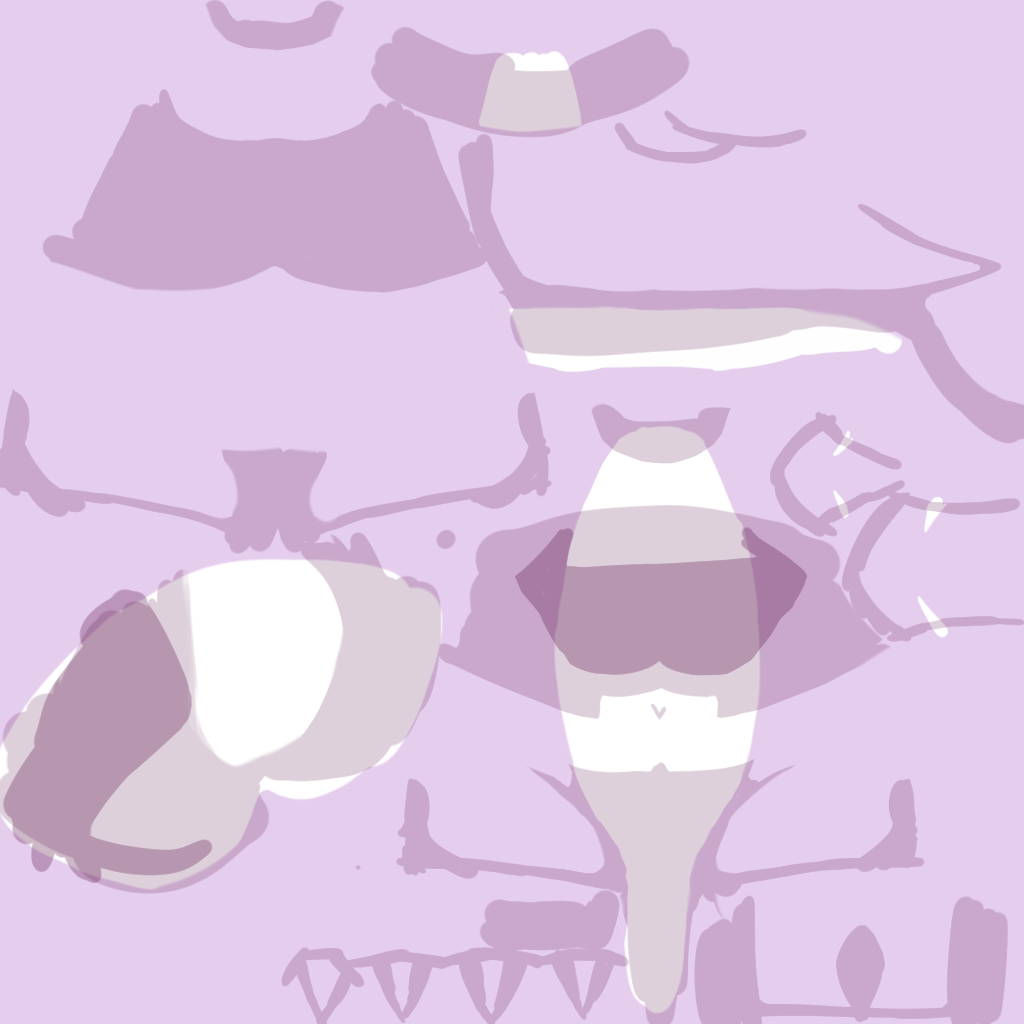
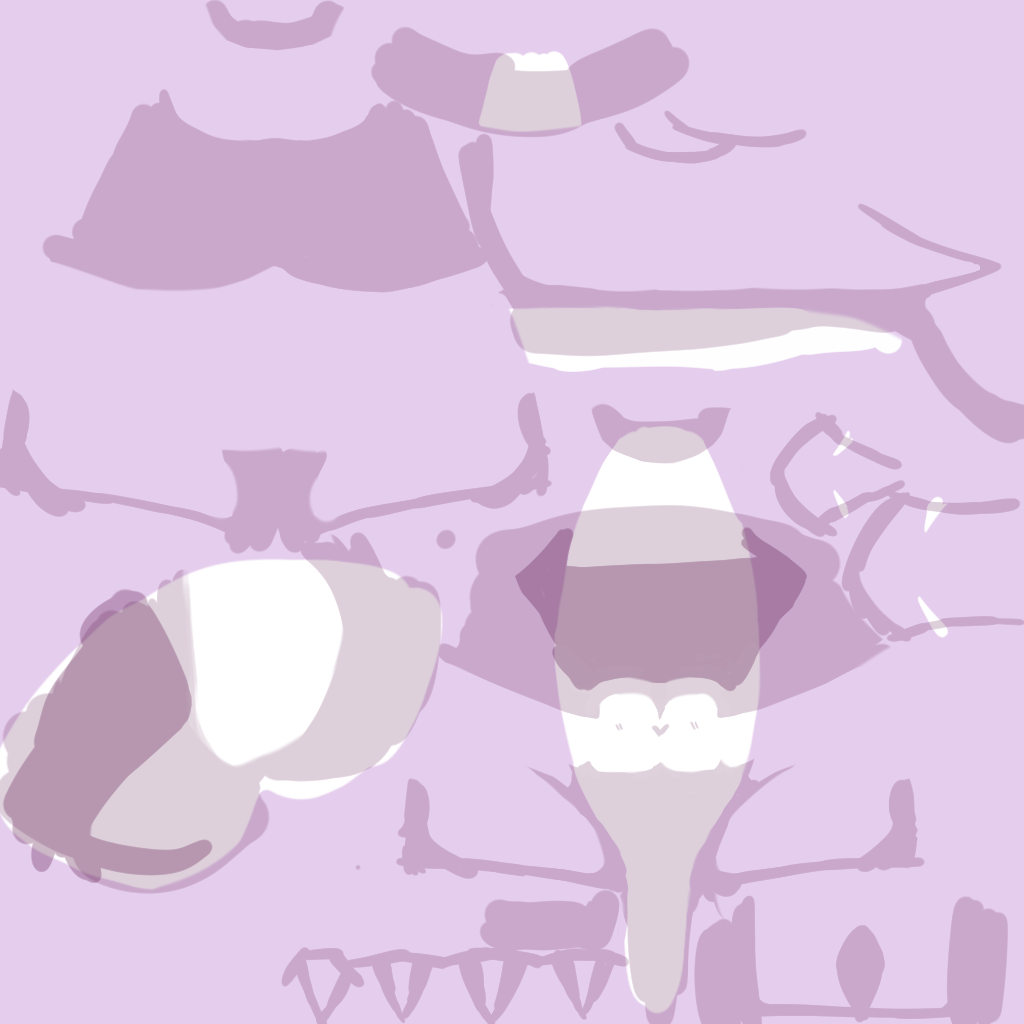
The second w=1024, h=1024 image is a revision of the first. Changes to its layers:
painted on "濃い影" over bbox(552, 644, 760, 692)
painted on "影" over bbox(570, 671, 744, 774)
